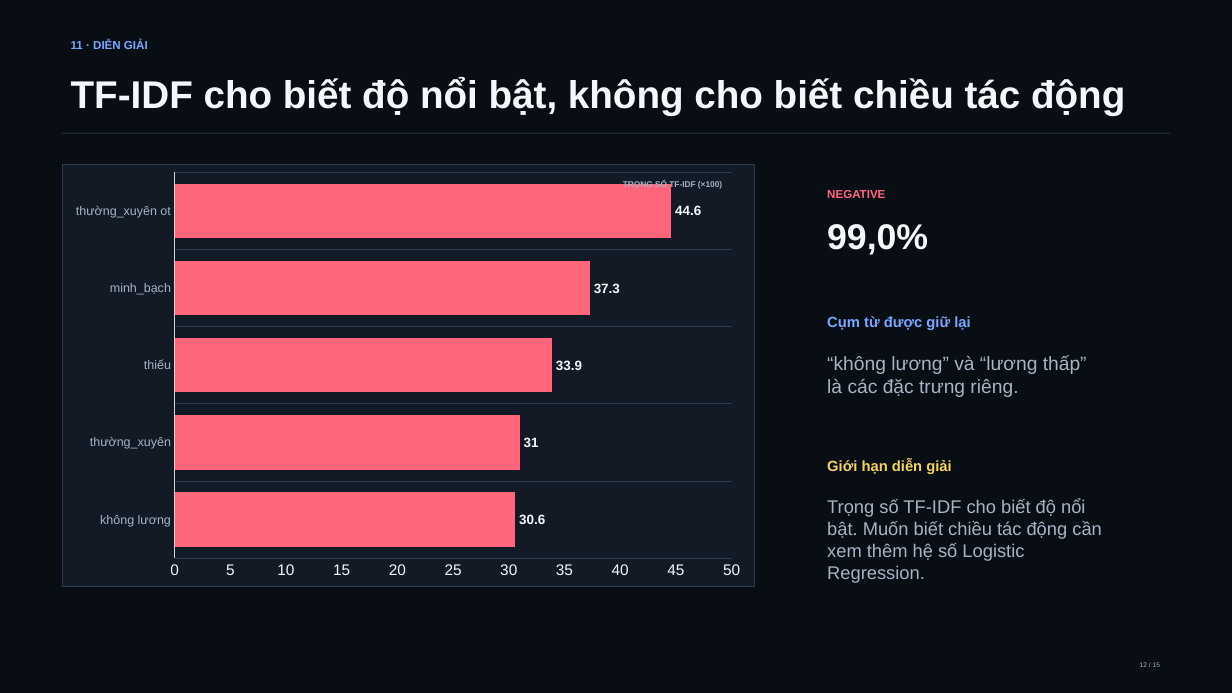
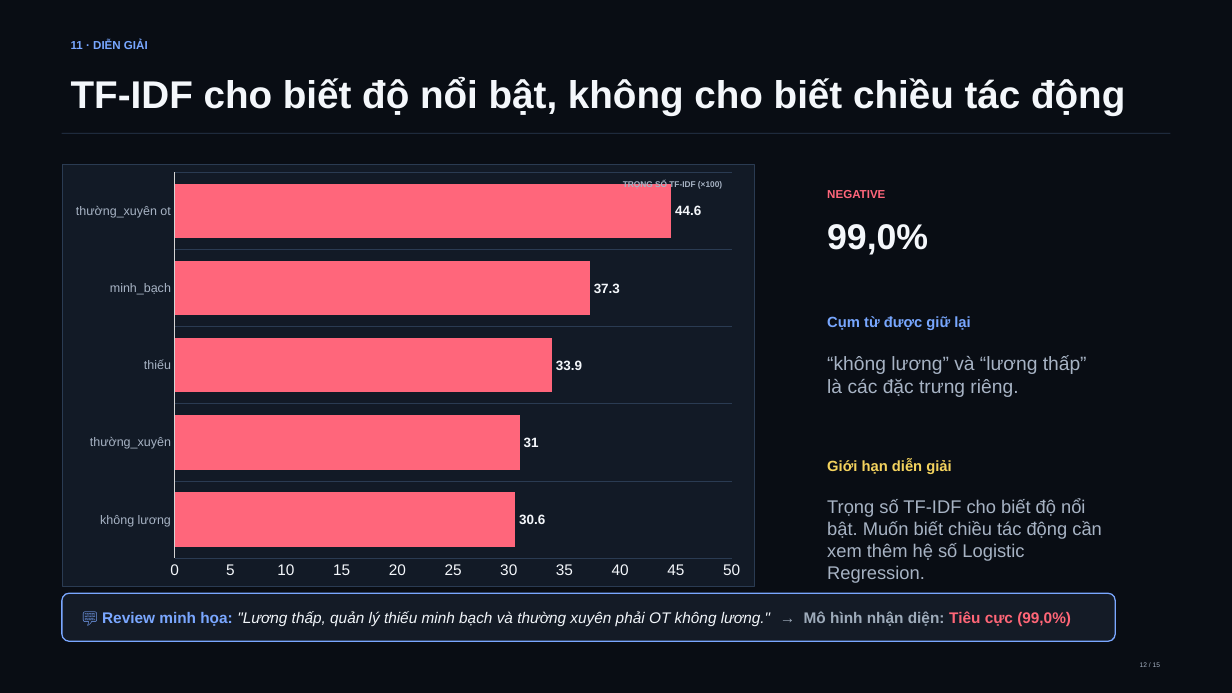
Before and after one commit to NDK2002/ML-Sentiment-Analysis-ITviec, a slide deck: slide 12 of reports/slides/ITviec_Sentiment_Analysis.pptx. Drawn at 1232x693 pixels with LibreOffice and Linux fonts; fonts in the diff are those of the drawing. Boxes give left, top, right and bottom in pixels: in the first picture for what was removed or moved away, otherwise in the second. Text is boxed around its words. In the diff, an @@ line names an element or a change of style, - is before the commit and + after.

Commit message:
docs(slides): sync presentation deck, script and Q&A with retrained_v2 metrics
- Synchronize Slide 9 metrics (Negative Recall 45.6%, error reduction -10)
- Add sample review quote box to Slide 12 (Negative 99.0%)
- Clarify error categorization wording on Slide 10
- Enrich defense Q&A on Logistic Regression vs SVM and retrained_v2
- Consolidate to single master PPTX file and sync DOCX/MD scripts

```diff
--- a/reports/slides/ITviec_Sentiment_Analysis.pptx
+++ b/reports/slides/ITviec_Sentiment_Analysis.pptx
@@ rounded rectangle added at (x1=62, y1=593, x2=1116, y2=641), fill #141B26, outline #7AA7FF 1 pt, 12 pt, text #F1F5F9, italic @@
+💬 Review minh họa: "Lương thấp, quản lý thiếu minh bạch và thường xuyên phải OT không lương." → Mô hình nhận diện: Tiêu cực (99,0%)
```
Also in this commit, not shown: 2 other slides changed, 4 other files.
